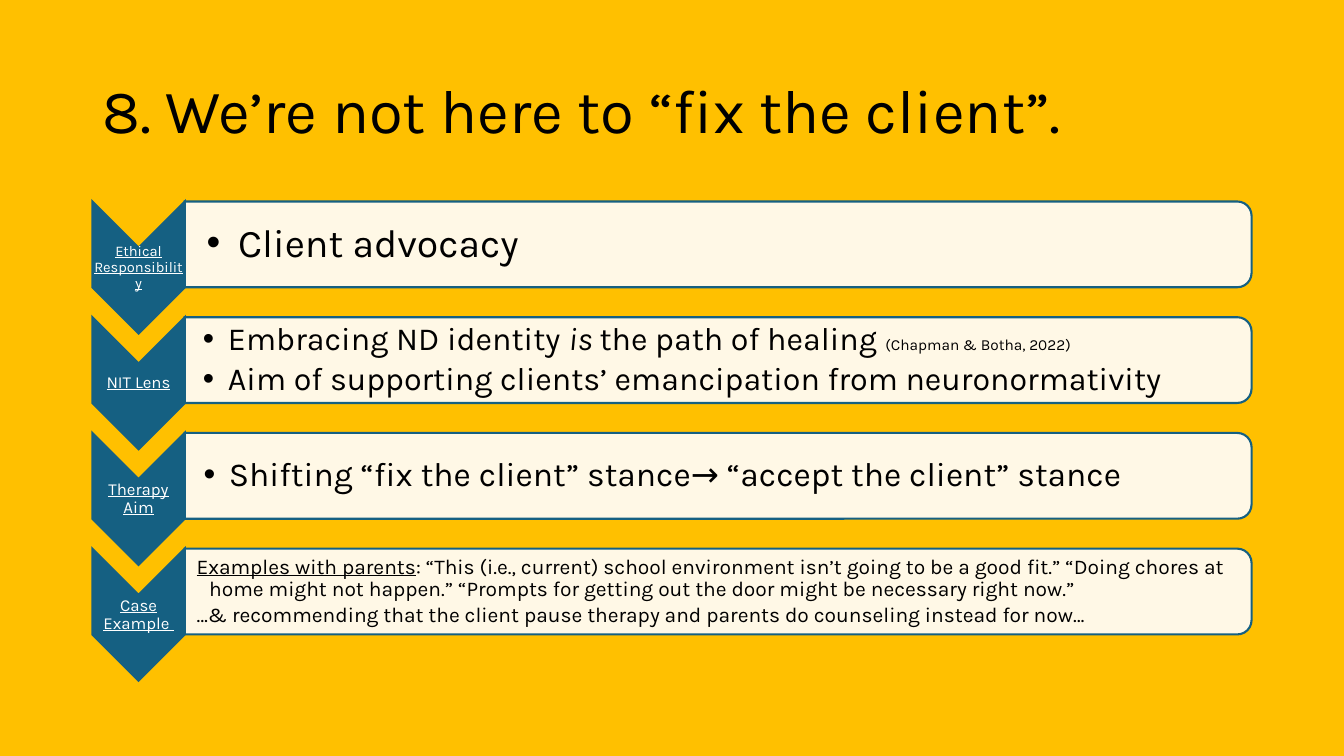
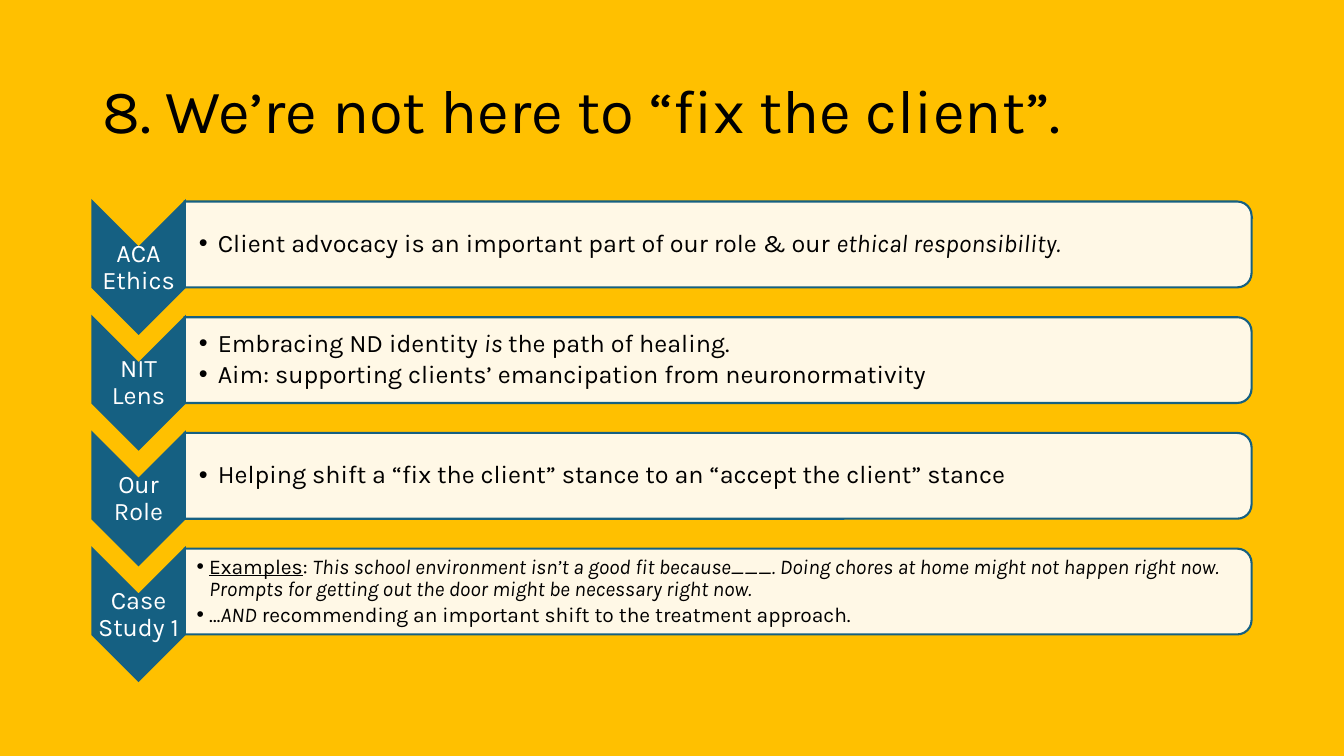
Before and after one commit to gurumojo/presentation-archive, a slide deck: slide 25 of archive/kb/capstone-slides.pptx. Drawn at 1344x756 pixels with LibreOffice and Linux fonts; fonts in the diff are those of the drawing. Boxes give left, top, right and bottom in pixels: in the first picture for what was removed or moved away, otherwise in the second. Text is boxed around its words. In the diff, an @@ line names an element or a change of style, - is before the commit and + after.

```diff
--- a/archive/kb/capstone-slides.pptx
+++ b/archive/kb/capstone-slides.pptx
@@ text at bbox=[102, 239, 175, 290]: text changed; size 10.5 to 18 pt @@
-Ethical Responsibility
+ACA Ethics
@@ text at bbox=[218, 234, 1060, 258]: text changed; size 28 to 18 pt @@
-  • Client advocacy
+  • Client advocacy is an important part of our role & our ethical responsibility.
@@ text "NIT Lens" at bbox=[112, 355, 165, 405]: size 12 to 18 pt, underline off; more space between paragraphs @@
@@ text at bbox=[218, 334, 925, 390]: text changed; size 23 to 18 pt @@
-  • Embracing ND identity is the path of healing (Chapman & Botha, 2022)
-  • Aim of supporting clients’ emancipation from neuronormativity
+  • Embracing ND identity is the path of healing.
+  • Aim: supporting clients’ emancipation from neuronormativity
@@ text at bbox=[114, 471, 163, 521]: text changed; size 12 to 18 pt @@
-Therapy Aim
+Our Role
@@ text at bbox=[218, 465, 1005, 490]: text changed; size 24 to 18 pt @@
-  • Shifting “fix the client” stance→ “accept the client” stance
+  • Helping shift a “fix the client” stance to an “accept the client” stance
@@ text at bbox=[209, 559, 1219, 627]: text changed; italic on @@
-  Examples with parents: “This (i.e., current) school environment isn’t going to be a good fit.” “Doing chores at home might not happen.” “Prompts for getting out the door might be necessary right now.”
-  …& recommending that the client pause therapy and parents do counseling instead for now…
+  • Examples: This school environment isn’t a good fit because___. Doing chores at home might not happen right now. Prompts for getting out the door might be necessary right now.
+  • …AND recommending an important shift to the treatment approach.
@@ text at bbox=[98, 586, 179, 642]: text changed; size 12 to 18 pt @@
-Case Example
+Case Study 1
```
Also in this commit, not shown: 22 other slides changed.
